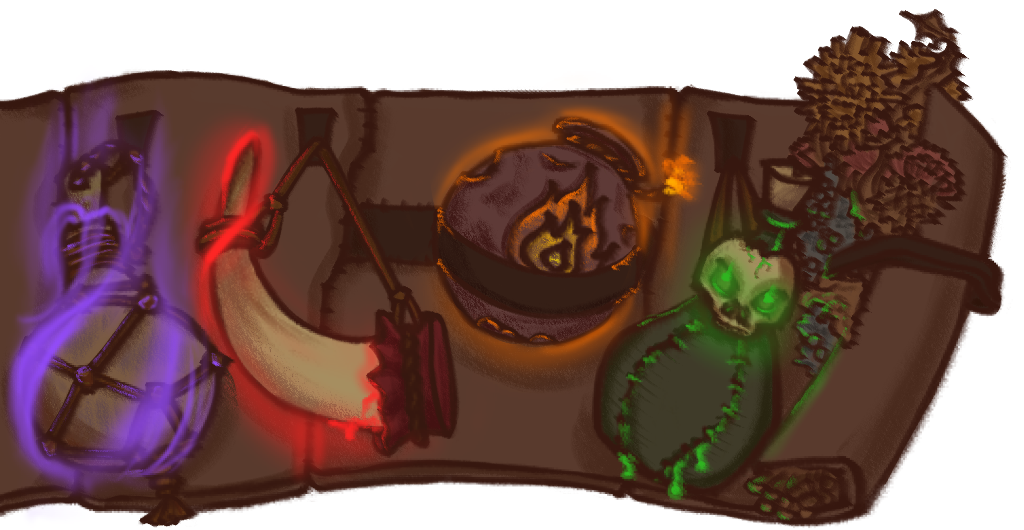
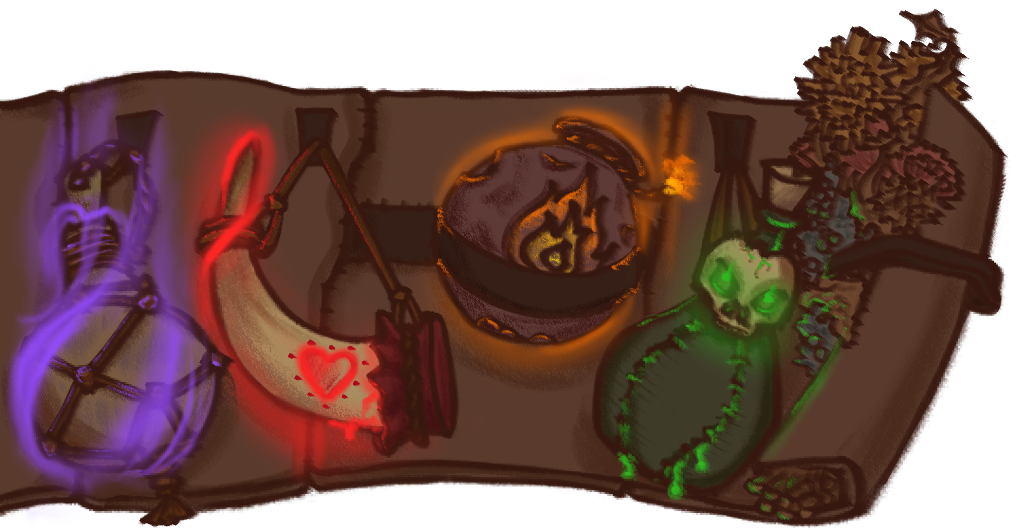
Layered file, before and after one edit (1024 × 530). Changes by layer:
painted on "h_light" over (x1=291, y1=339, x2=363, y2=410)
painted on "health" (2nd of 2, in "health") over (x1=288, y1=339, x2=370, y2=410)
